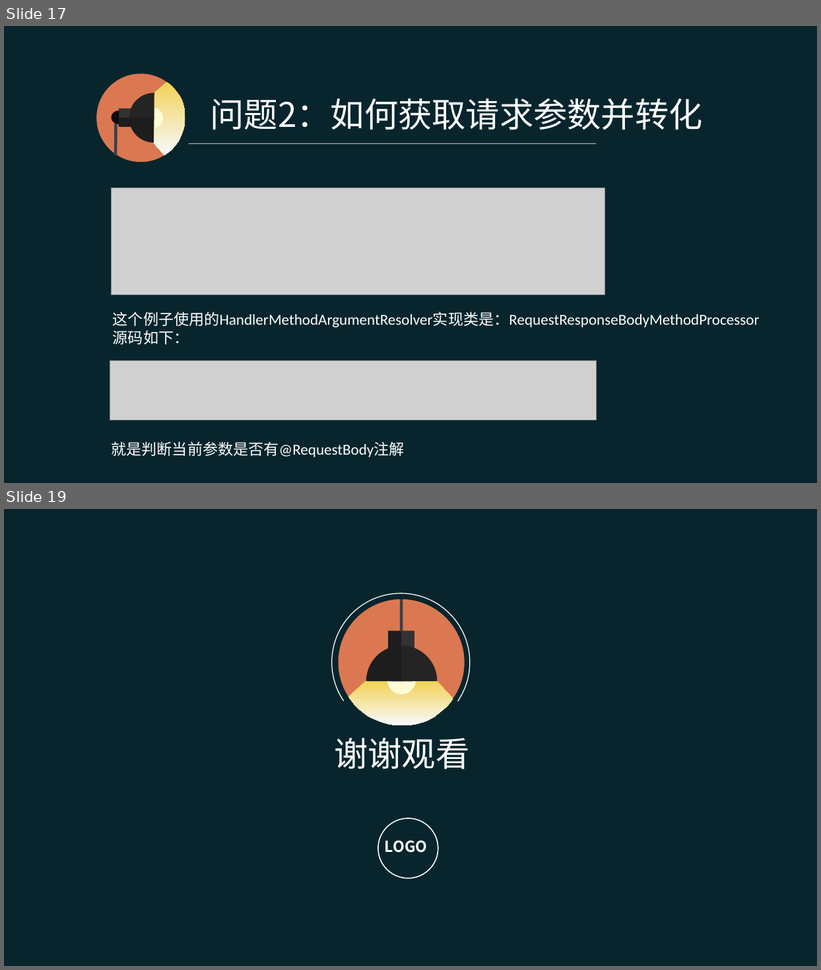
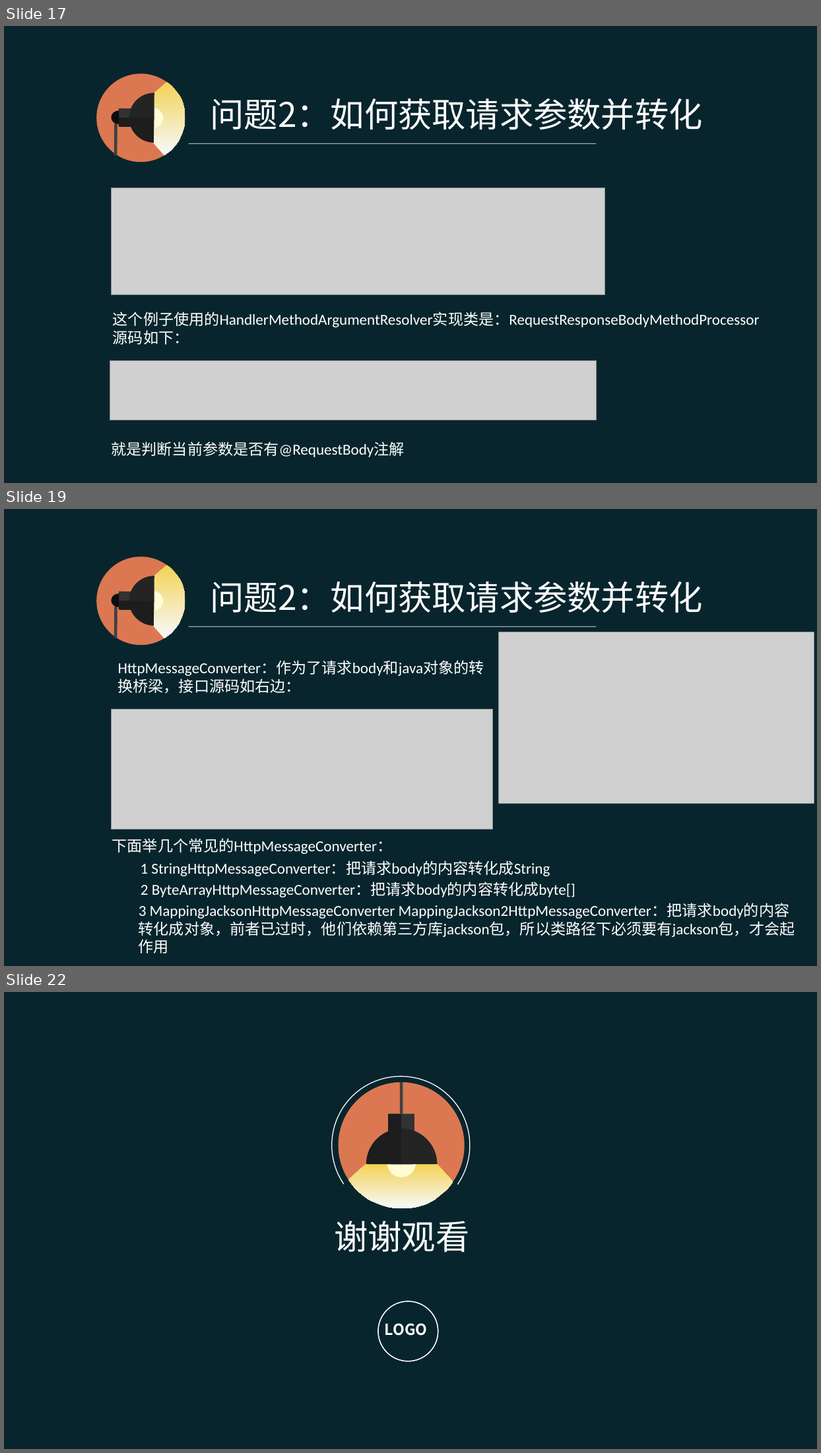
Before and after one commit to pingpangkuangmo/blog, a slide deck: 2015-4/SpringMVC的设计分享.ppt. Shown one above the other, each under a label of ours: slides 17 and 19 before the commit, slides 17, 19 and 22 after it; the slides between them are not shown. The pictures are 821x970 and 821x1453 pixels, drawn with LibreOffice and Linux fonts; fonts in the diff are those of the drawing; grey boxes stand for pictures. Boxes give left, top, right and bottom in pixels: in the first picture for what was removed or moved away, otherwise in the second. Text is boxed around its words. In the diff, an @@ line names an element or a change of style, - is before the commit and + after.

```diff
--- a/2015-4/SpringMVC的设计分享.ppt
+++ b/2015-4/SpringMVC的设计分享.ppt
@@ slide 19 added at (4,509,817,966), background #08252D @@
@@ text added at (211,581,703,613), 40 pt, text #FFFFFF @@
+问题2：如何获取请求参数并转化
@@ group added at (96,556,186,646): 5 freeform shapes, 2 rectangles, 1 ellipse, 1 line @@
@@ line added from (189, 626) to (596, 626), #FFFFFF 0.51 pt @@
@@ picture added at (498,632,814,803) @@
@@ text added at (118,661,484,694), 18 pt, text #FFFFFF @@
+HttpMessageConverter：作为了请求body和java对象的转换桥梁，接口源码如右边：
@@ picture added at (112,709,493,829) @@
@@ text added at (112,838,393,854), 18 pt, text #FFFFFF @@
+下面举几个常见的HttpMessageConverter：
@@ text added at (141,861,550,877), 18 pt, text #FFFFFF @@
+1 StringHttpMessageConverter：把请求body的内容转化成String
@@ text added at (141,882,576,898), 18 pt, text #FFFFFF @@
+2 ByteArrayHttpMessageConverter：把请求body的内容转化成byte[]
@@ text added at (139,903,795,954), 18 pt, text #FFFFFF @@
+3 MappingJacksonHttpMessageConverter MappingJackson2HttpMessageConverter：把请求body的内容转化成对象，前者已过时，他们依赖第三方库jackson包，所以类路径下必须要有jackson包，才会起作用
@@ what was slide 19 is now slide 22 @@
```
Also in this commit, not shown: 1 slide changed, 2 other slides added.
